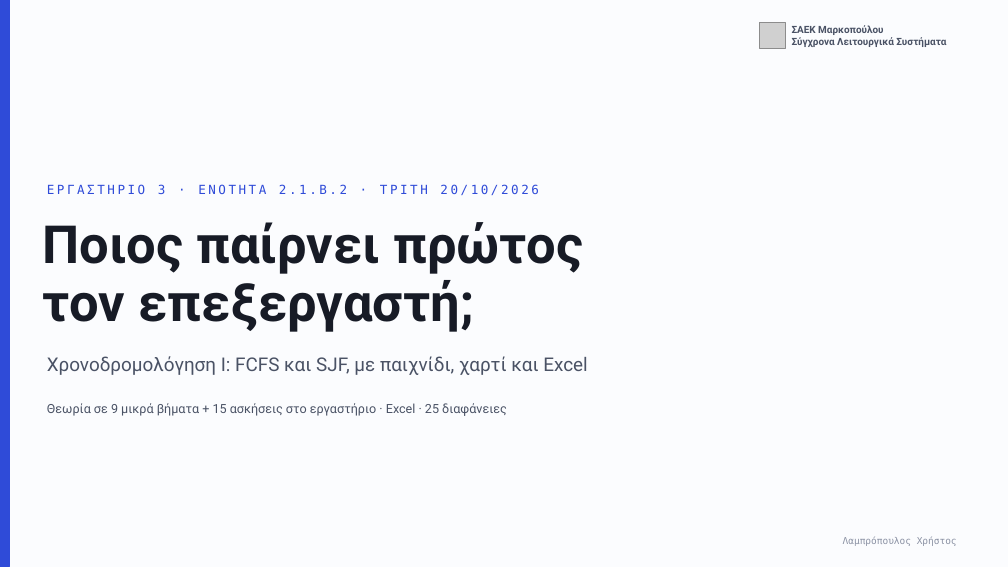
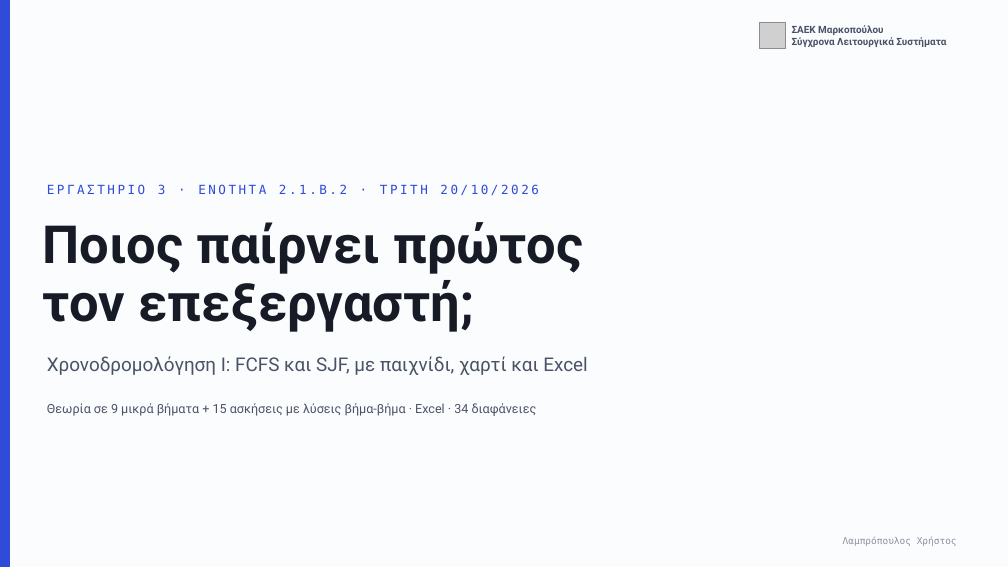
Before and after one commit to xristlamp/LAMPROPOULOS, a slide deck: slide 1 of files/markopoulo/sls-03-fcfs-sjf.pptx. Drawn at 1008x567 pixels with LibreOffice and Linux fonts; fonts in the diff are those of the drawing; grey boxes stand for pictures. Boxes give left, top, right and bottom in pixels: in the first picture for what was removed or moved away, otherwise in the second. Text is boxed around its words. In the diff, an @@ line names an element or a change of style, - is before the commit and + after.

```diff
--- a/files/markopoulo/sls-03-fcfs-sjf.pptx
+++ b/files/markopoulo/sls-03-fcfs-sjf.pptx
@@ text at (47, 403, 537, 416): text changed @@
-Θεωρία σε 9 μικρά βήματα + 15 ασκήσεις στο εργαστήριο · Excel · 25 διαφάνειες
+Θεωρία σε 9 μικρά βήματα + 15 ασκήσεις με λύσεις βήμα-βήμα · Excel · 34 διαφάνειες
```
Also in this commit, not shown: 22 other slides changed, 10 slides added, 1 slide removed, 4 other files.
